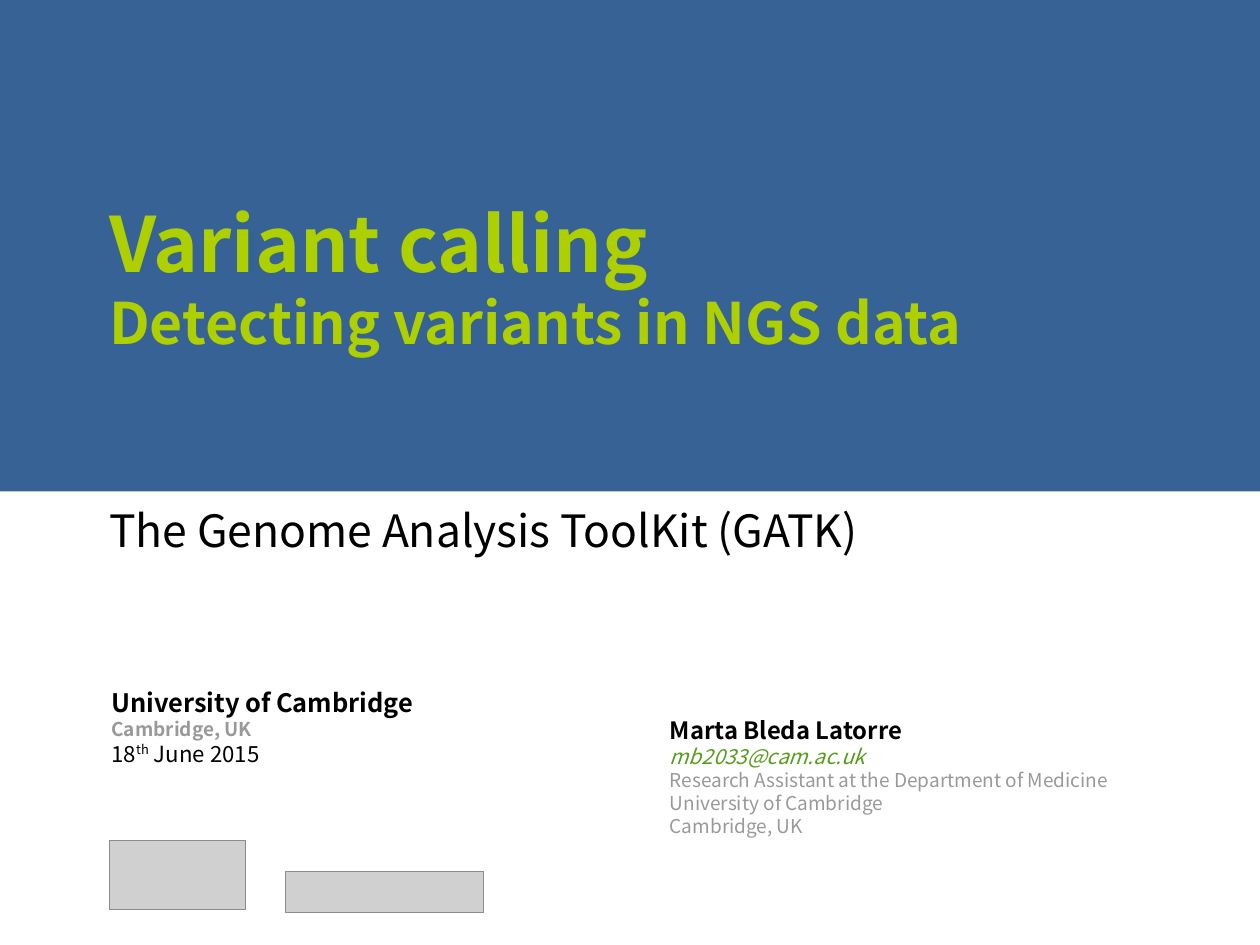
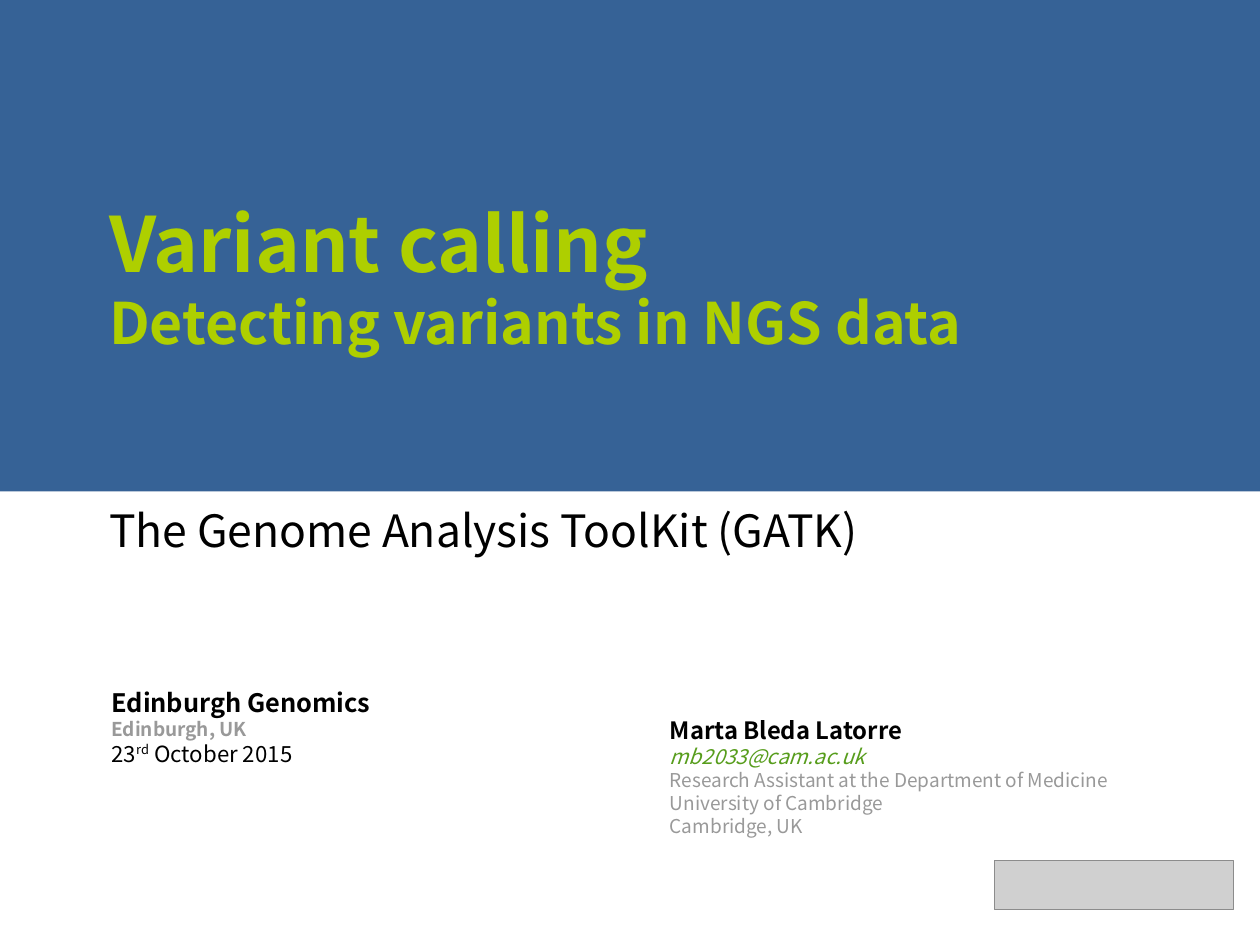
Before and after one commit to ngs-course/ngs-course.github.io, a slide deck: slide 1 of Course_Materials/variant_calling/presentation/2015-Cambridge_variant_calling.odp. Drawn at 1260x945 pixels with LibreOffice and Linux fonts; fonts in the diff are those of the drawing; grey boxes stand for pictures. Boxes give left, top, right and bottom in pixels: in the first picture for what was removed or moved away, otherwise in the second. Text is boxed around its words. In the diff, an @@ line names an element or a change of style, - is before the commit and + after.

```diff
--- a/Course_Materials/variant_calling/presentation/2015-Cambridge_variant_calling.odp
+++ b/Course_Materials/variant_calling/presentation/2015-Cambridge_variant_calling.odp
@@ text at (111,691,370,763): text changed @@
-University of Cambridge
-Cambridge, UK
-18th June 2015
+Edinburgh Genomics
+Edinburgh, UK
+23rd October 2015
@@ picture: place and size @@
-picture at (110,842,247,910)
+picture at (995,861,1234,910)
@@ picture removed at (286,871,484,912) @@
```
Also in this commit, not shown: 11 other files.
